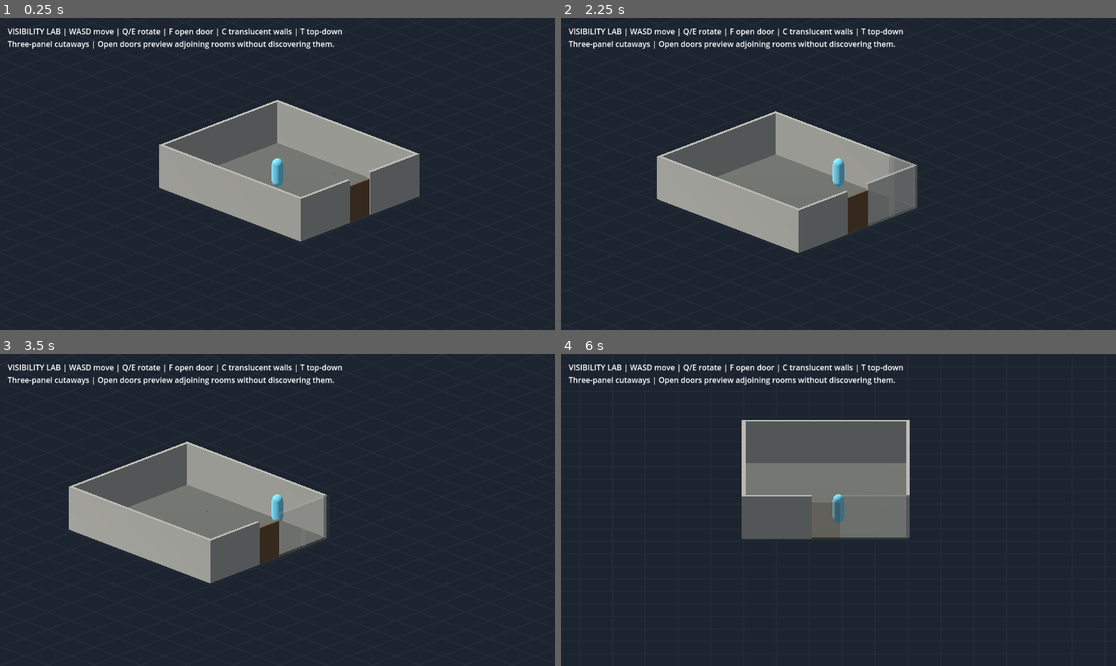
Above: before the commit, frames 1-4 (two rows, left to right).
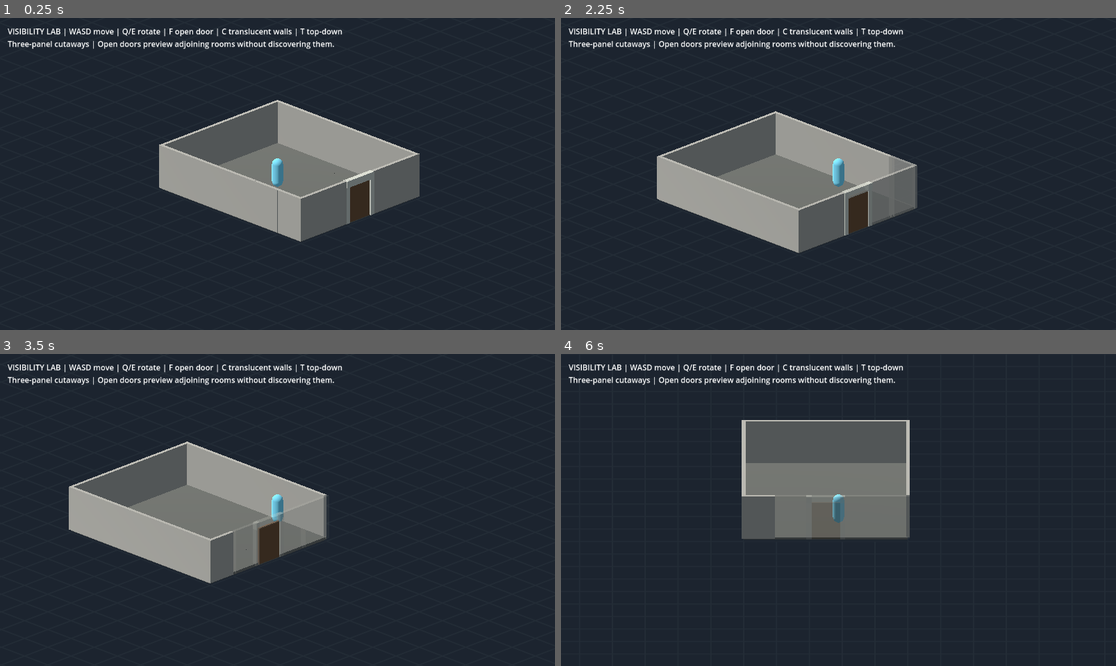
Above: after the commit, the same moments.

Repository: Jonty303/Project-Gauntlands
Game: Godot game, scene res://scenes/grid_geometry_audit_25d.tscn
The game is run twice, just before and just after one commit, with the same random seed, the same clock (stepped at 60 frames per second) and the same inputs. This scene is started directly instead of the project's main scene.
Inputs (mouse positions are in pixels of both pictures, inside the frame that each line leads up to):
- Up to frame 1 (0.25 s): no input
- Up to frame 2 (2.25 s): tap Enter (ui_accept) at 0.5, 0.77, 2 s; move the mouse to (960, 158) at 0.52 s; hold D (move_right) 0.53-1.25 s; hold Space (attack) 0.53-1.25 s; click (960, 158) at 0.67 s; tap E (target_next) at 0.8 s; drag from (727, 189) to (810, 236) at 1.27 s; move the mouse to (894, 105) at 2.02 s; hold D (move_right) from 2.03 s (still down); hold Space (attack) from 2.03 s (still down); tap Q (target_previous) at 2.1 s
- Up to frame 3 (3.5 s): release D (move_right) at 2.75 s; release Space (attack) at 2.75 s; drag from (249, 572) to (111, 463) at 2.77 s
- Up to frame 4 (6 s): tap Enter (ui_accept) at 3.5, 3.77, 5 s; move the mouse to (1005, 556) at 3.52 s; hold A (move_left) 3.53-4.25 s; tap E (target_next) at 3.6, 5.3 s; tap Q (target_previous) at 3.8 s; drag from (672, 463) to (755, 432) at 4.27 s; move the mouse to (866, 510) at 5.02 s; hold S (move_down) 5.03-5.75 s; tap Tab (weapon_toggle) at 5.1 s; click (866, 510) at 5.17 s; drag from (755, 432) to (727, 525) at 5.77 s

The runs differ from the first frame. In frame 1, 0.1% of the frame differs, in the area x 45-68%, y 26-69%; in frame 2, 0.1%; in frame 3, 0.6%; in frame 4, 0.9%, in the area x 38-52%, y 45-60%.

Commit message:
Fix architecture lab doorway floor and wall visibility regression

Diff:
--- a/scripts/grid_geometry_audit_25d.gd
+++ b/scripts/grid_geometry_audit_25d.gd
@@ -43,6 +43,7 @@
     _build_boundary_walls()
     _build_doorway_returns()
     _build_doors()
+    _build_door_frames()
     Occlusion.connect_panels(wall_records, WALL_THICKNESS)
     exterior_grid = ExteriorGrid.new()
     add_child(exterior_grid)
@@ -241,6 +242,39 @@
         root.add_child(collider)
         doors.append({"body":root,"visual":visual,"collider":collider,"closed":true,"center":root.position,"material":instance_material,"alpha":1.0,"normals":[Vector3.RIGHT,Vector3.LEFT],"rooms":[0,1] if x < 0.0 else [1,2]})
 
+func _build_door_frames() -> void:
+    # Decorative frame surfaces sit in front of existing solid returns. The
+    # header is above the existing leaf/opening; no collider or floor is added.
+    for door in doors:
+        var center: Vector3 = door["center"]
+        var opening: Vector3 = door["visual"].mesh.size
+        var frame_width := 0.30
+        for side in [-1.0,1.0]:
+            var jamb := Node3D.new()
+            jamb.name = "DoorFrameJamb"
+            jamb.position = Vector3(center.x, floor_origin.y + WALL_HEIGHT * 0.5, center.z + side * (opening.z * 0.5 + frame_width * 0.5))
+            add_child(jamb)
+            var visual := MeshInstance3D.new()
+            var mesh := BoxMesh.new()
+            mesh.size = Vector3(WALL_THICKNESS + 0.08,WALL_HEIGHT,frame_width)
+            visual.mesh = mesh
+            jamb.add_child(visual)
+            _register_wall(visual,jamb.position,[door["rooms"][0],door["rooms"][1]],door["normals"])
+            wall_records[-1]["material"].albedo_color = Color("#a5a59a")
+            wall_records[-1]["visual_only"] = true
+        var header := Node3D.new()
+        header.name = "DoorFrameHeader"
+        header.position = Vector3(center.x,floor_origin.y + (opening.y + WALL_HEIGHT) * 0.5,center.z)
+        add_child(header)
+        var top_visual := MeshInstance3D.new()
+        var top_mesh := BoxMesh.new()
+        top_mesh.size = Vector3(WALL_THICKNESS + 0.12,WALL_HEIGHT - opening.y,opening.z + frame_width * 2.0)
+        top_visual.mesh = top_mesh
+        header.add_child(top_visual)
+        _register_wall(top_visual,header.position,[door["rooms"][0],door["rooms"][1]],door["normals"])
+        wall_records[-1]["material"].albedo_color = Color("#a5a59a")
+        wall_records[-1]["visual_only"] = true
+
 func _current_room() -> int:
     return visibility.locate(floor_grid.to_local(hero.global_position), CELL)
 
@@ -340,29 +374,17 @@
     camera.look_at(hero.global_position+Vector3(0,0.8,0))
 
 func _refresh_discovery_visuals() -> void:
-    # Preview rays originate from the player, not the camera, and keep working
-    # through rotations. Camera cutaway never affects doorway sight blockers.
+    # Discovery and temporary doorway rendering remain independent. A valid
+    # aperture sightline renders the adjoining region as a complete structure.
     var eye := hero.global_position + Vector3(0,1.0,0)
-    visible_rooms = discovered_rooms.duplicate()
+    visible_rooms = RenderVisibility.rendered_rooms(discovered_rooms,visibility.current_room,eye,wall_records,doors)
     for cell in floor_visuals:
-        var room: int = room_by_cell[cell]
-        var target: Vector3 = floor_visuals[cell].global_position
-        target.y = eye.y
-        var show: bool = RenderVisibility.can_render([room], discovered_rooms) or RenderVisibility.preview_visible([room],target,eye,visibility.current_room,wall_records,doors)
-        floor_visuals[cell].visible = show
-        if show:
-            visible_rooms[room] = true
+        floor_visuals[cell].visible = RenderVisibility.can_render([room_by_cell[cell]],visible_rooms)
     exterior_grid.sync_background(floor_visuals)
     for record in wall_records:
-        var visual: MeshInstance3D = record["visual"]
-        var target := visual.global_position
-        target.y = eye.y
-        visual.visible = RenderVisibility.can_render(record["owners"], discovered_rooms) or RenderVisibility.preview_visible(record["owners"],target,eye,visibility.current_room,wall_records,doors,visual)
+        record["visual"].visible = RenderVisibility.can_render(record["owners"],visible_rooms)
     for door in doors:
-        var visual: MeshInstance3D = door["visual"]
-        var target := visual.global_position
-        target.y = eye.y
-        visual.visible = bool(door["closed"]) and (RenderVisibility.can_render(door["rooms"], discovered_rooms) or RenderVisibility.preview_visible(door["rooms"],target,eye,visibility.current_room,wall_records,doors,visual))
+        door["visual"].visible = bool(door["closed"]) and RenderVisibility.can_render(door["rooms"],visible_rooms)
 
 func _update_visibility(delta: float) -> void:
     var targets := Occlusion.player_targets(camera, hero.global_position)
@@ -387,6 +409,11 @@
     var color := material.albedo_color
     color.a = record["alpha"]
     material.albedo_color = color
+    # Fully opaque panels need the opaque depth pass so coplanar panel edges
+    # cannot be reordered like translucent faces.
+    var mode := BaseMaterial3D.TRANSPARENCY_DISABLED if record["alpha"] >= 0.999 else BaseMaterial3D.TRANSPARENCY_ALPHA
+    if material.transparency != mode:
+        material.transparency = mode
 
 func _unhandled_key_input(event: InputEvent) -> void:
     if not event is InputEventKey or not event.pressed or event.echo:
--- a/scripts/room_render_visibility_25d.gd
+++ b/scripts/room_render_visibility_25d.gd
@@ -42,6 +42,23 @@
             return false
     return true
 
+static func rendered_rooms(discovered: Dictionary, current_room: int, eye: Vector3, walls: Array[Dictionary], doors: Array[Dictionary]) -> Dictionary:
+    # Decide an entire room's rendering from the aperture sightline. Per-tile
+    # sight samples produced holes in the shared floor and isolated wall pieces.
+    var rooms := discovered.duplicate()
+    for door in doors:
+        if door["closed"]:
+            continue
+        var side: int = door["rooms"].find(current_room)
+        if side < 0:
+            continue
+        var adjoining: int = door["rooms"][1 - side]
+        var target: Vector3 = door["center"] + door["normals"][side] * 0.25
+        target.y = eye.y
+        if through_portal(eye, target, door) and clear_sight(eye, target, walls, doors):
+            rooms[adjoining] = true
+    return rooms
+
 static func preview_visible(owners: Array, target: Vector3, eye: Vector3, current_room: int, walls: Array[Dictionary], doors: Array[Dictionary], excluded: MeshInstance3D = null) -> bool:
     # Only direct portals from the player's current room. An open door elsewhere
     # cannot reveal unrelated rooms, and this does not recurse through door chains.
--- a/tests/architecture_lab_test.gd
+++ b/tests/architecture_lab_test.gd
@@ -92,6 +92,8 @@
 func geometry() -> void:
     var bounds: Array[AABB] = []
     for record in lab.wall_records:
+        if record.get("visual_only",false):
+            continue
         var visual: MeshInstance3D = record.visual
         var body: StaticBody3D = visual.get_parent()
         var size: Vector3 = visual.mesh.size
@@ -152,6 +154,8 @@
             lab.cutaway = cutaway
             lab._update_visibility(1.0)
             for record in lab.wall_records:
+                if record.get("visual_only",false):
+                    continue
                 var body: StaticBody3D = record.visual.get_parent()
                 check(body.collision_layer == 1, "Visibility must preserve wall collision layer")
                 for child in body.get_children():
--- /dev/null
+++ b/tests/doorway_geometry_regression_test.gd
@@ -0,0 +1,143 @@
+extends SceneTree
+const SCENE = preload("res://scenes/grid_geometry_audit_25d.tscn")
+var lab: Node3D
+var checks := 0
+var failures := 0
+
+func _initialize() -> void:
+    call_deferred("run")
+
+func check(ok: bool, message: String) -> void:
+    checks += 1
+    if not ok:
+        failures += 1
+        push_error(message)
+
+func frame() -> void:
+    await physics_frame
+    await process_frame
+
+func floor_footprint() -> Dictionary:
+    var result: Dictionary = {}
+    for cell in lab.floor_visuals:
+        var visual: MeshInstance3D = lab.floor_visuals[cell]
+        result[cell] = [visual.get_instance_id(),visual.mesh.get_instance_id(),visual.global_transform,lab.floor_grid.get_cell_item(Vector3i(cell.x,0,cell.y))]
+    return result
+
+func same_floor(before: Dictionary, message: String) -> void:
+    check(lab.floor_visuals.size() == 69 and lab.floor_grid.get_used_cells().size() == 69, message + ": all tiles remain allocated")
+    check(floor_footprint() == before, message + ": floor meshes, transforms and collision cells remain unchanged")
+
+func region_floors(room: int) -> int:
+    var count := 0
+    for cell in lab.floor_visuals:
+        if lab.room_by_cell[cell] == room and lab.floor_visuals[cell].visible:
+            count += 1
+    return count
+
+func run() -> void:
+    lab = SCENE.instantiate()
+    root.add_child(lab)
+    lab.set_physics_process(false)
+    var floor_before := floor_footprint()
+    same_floor(floor_before,"Initial geometry")
+    # Every floor edge across each doorway must meet without a seam at the same
+    # height. This includes all three z rows, not just the centre walking line.
+    for door in lab.doors:
+        for z in [-1,0,1]:
+            var x: int = -2 if door == lab.doors[0] else 1
+            var left: MeshInstance3D = lab.floor_visuals[Vector2i(x,z)]
+            var right: MeshInstance3D = lab.floor_visuals[Vector2i(x+1,z)]
+            var left_bounds: AABB = left.global_transform * left.get_aabb()
+            var right_bounds: AABB = right.global_transform * right.get_aabb()
+            check(absf(left_bounds.end.x-right_bounds.position.x) < 0.0001, "Neighbour floor meshes meet at doorway without horizontal gap")
+            check(absf(left_bounds.position.y-right_bounds.position.y) < 0.0001 and absf(left_bounds.end.y-right_bounds.end.y) < 0.0001, "Neighbour floor meshes share top and bottom planes")
+            check(absf(door.center.x-left_bounds.end.x) < 0.0001, "Doorway plane aligns with floor seam")
+    # Visual-only frame adds a lintel over the door leaf and posts beside its
+    # aperture. No shape narrows the 1.75m opening or changes door interaction.
+    var frame_records := []
+    for record in lab.wall_records:
+        if record.get("visual_only",false):
+            frame_records.append(record)
+            check(not record.visual.get_parent() is CollisionObject3D and record.visual.get_parent().get_child_count() == 1, "Frame has no collision body or shape")
+    check(frame_records.size() == 6, "Exactly three substantial frame pieces per door")
+    for door in lab.doors:
+        var matching := []
+        for record in frame_records:
+            if absf(record.center.x-door.center.x) < 0.001:
+                matching.append(record)
+        check(matching.size() == 3, "Each doorway has two jambs and one header")
+        var header: Dictionary = matching[0]
+        for record in matching:
+            if record.visual.mesh.size.y < lab.WALL_HEIGHT:
+                header = record
+        var header_size: Vector3 = header.visual.mesh.size
+        check(is_equal_approx(header_size.y,lab.WALL_HEIGHT-door.visual.mesh.size.y), "Header fills leaf-to-wall height gap")
+        check(is_equal_approx(header.visual.global_position.y-header_size.y*0.5,lab.floor_origin.y+door.visual.mesh.size.y), "Header bottom meets top of door opening")
+        check(header_size.z >= door.visual.mesh.size.z + 0.6-0.0001, "Header spans opening and substantial jamb widths")
+        for record in matching:
+            if record == header:
+                continue
+            var size: Vector3 = record.visual.mesh.size
+            check(is_equal_approx(size.y,lab.WALL_HEIGHT) and size.z >= 0.30-0.0001, "Substantial jamb spans full wall height")
+            check(absf(record.center.z-door.center.z) - size.z*0.5 >= door.visual.mesh.size.z*0.5-0.0001, "Jamb remains outside clear opening")
+    # All directly connected physical wall panels have filled joins. When the
+    # rooms render and cutaway is disabled they form continuous opaque surfaces.
+    for room in [0,1,2]:
+        lab.hero.position = lab.floor_origin + Vector3([-10.0,0.0,10.0][room],0.09,0)
+        lab._current_room()
+        lab.visibility.discover_current()
+    lab._refresh_discovery_visuals()
+    lab.cutaway = false
+    lab._update_visibility(0.22)
+    for index in range(lab.wall_records.size()):
+        var record: Dictionary = lab.wall_records[index]
+        check(record.visual.visible and is_equal_approx(record.alpha,1.0), "Fully discovered wall surface is visible and opaque")
+        check(record.material.transparency == BaseMaterial3D.TRANSPARENCY_DISABLED, "Opaque wall uses depth-rendered material")
+        if record.get("visual_only",false) or record.join:
+            continue
+        var touches_join := false
+        for neighbour in record.neighbours:
+            if lab.wall_records[neighbour].join and not lab.wall_records[neighbour].get("visual_only",false):
+                touches_join = true
+        check(touches_join, "Opaque physical wall span has a filled adjoining joint")
+    same_floor(floor_before,"After discovery and opacity changes")
+    # A fresh session isolates temporary preview from permanent discovery.
+    lab.free()
+    lab = SCENE.instantiate()
+    root.add_child(lab)
+    lab.set_physics_process(false)
+    floor_before = floor_footprint()
+    for index in [0,1]:
+        var from_room: int = index
+        var to_room: int = index+1
+        var door: Dictionary = lab.doors[index]
+        lab.hero.position = door.center + Vector3(-1.0,-1.09,0)
+        lab._current_room()
+        lab.visibility.discover_current()
+        lab._refresh_discovery_visuals()
+        check(lab.visibility.current_room == from_room, "Hero stands outside closed door in logical source room")
+        var discovered_before: Dictionary = lab.discovered_rooms.duplicate()
+        lab._toggle_nearby_door()
+        await frame()
+        same_floor(floor_before,"Door opened")
+        var expected_tiles: int = 9 if to_room == 1 else 30
+        check(region_floors(to_room) == expected_tiles, "Every adjoining floor tile previews as one continuous region")
+        check(not lab.discovered_rooms.has(to_room) and lab.discovered_rooms == discovered_before, "Preview does not discover adjoining room")
+        check(not door.closed and door.collider.disabled, "Open leaf collision behaves as before")
+        lab.hero.position.x = door.center.x + 1.0
+        lab._current_room()
+        lab.visibility.discover_current()
+        lab._refresh_discovery_visuals()
+        check(region_floors(from_room) > 0 and region_floors(to_room) == expected_tiles, "Both sides remain continuous across crossing")
+        same_floor(floor_before,"Door threshold crossed")
+        lab.hero.position.x = door.center.x - 1.0
+        lab._current_room()
+        lab._toggle_nearby_door()
+        await frame()
+        check(region_floors(to_room) == expected_tiles, "Discovered floor stays intact after closing door")
+        check(door.closed and not door.collider.disabled, "Closing restores original leaf collision")
+        same_floor(floor_before,"Door closed")
+    lab.free()
+    print("Doorway geometry: %d checks, %d failures" % [checks,failures])
+    quit(1 if failures else 0)
Not shown, added: tests/doorway_geometry_regression_test.gd.uid
Not shown, added: docs/ITERATION_6_RESULTS.md
Not shown, changed: docs/NEXT_ITERATION.md
Not shown, changed: docs/WEB_ARCHITECTURE_LAB.md
